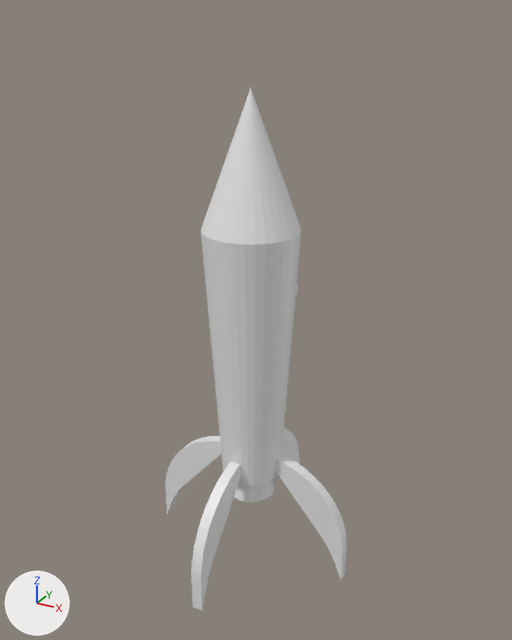
What one commit did to the FBX model Assets/Models/Kids/Rocketship.fbx.
Camera for both pictures: a 50 mm camera at (-17.19, -35.32, 7.91) aimed at (-21.61, -27.29, 3.9). Every picture has the same lights, and +X, +Y and +Z are marked at lower left. Where no turn or scale is listed for an object, it has been applied to the vertices.

Names of what the first picture shows: 'Rocketship'.
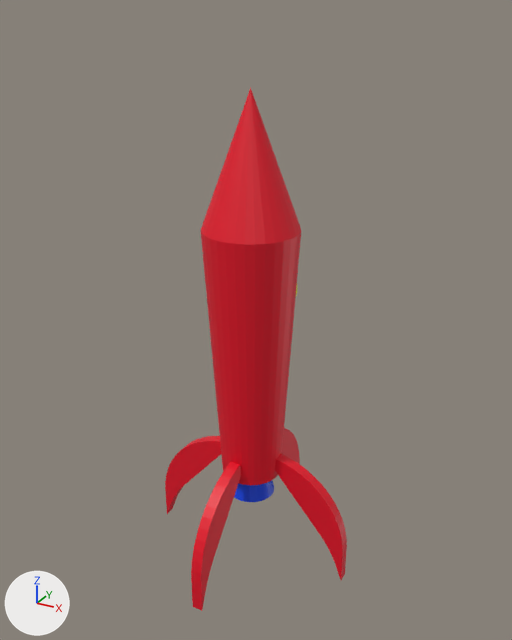
Where the newer file only moved an object's origin or applied its transform, the numbers keep the older frame.

What differs and where, as boxes (x1, y1, x2, y2) in the pictures (512 x 640 px):
part 1 of me_cone, recoloured (grey to blue)
    both: (234, 481, 274, 502)
part 2 of me_cone, recoloured (grey to red)
    both: (165, 428, 347, 611)
part 3 of me_cone, recoloured (grey to red)
    both: (201, 232, 301, 485)
part 4 of me_cone, recoloured (white to red)
    both: (201, 88, 301, 245)

What the commit changed:
Material '3' (mat_3) is new.
Its base color is (0.787, 0.8, 0.0) (yellow #e5e700).
Material '2' (mat_2) is new.
Its base color is (0.8, 0.0, 0.017) (red #e70023).
Material '1' (mat_1) is new.
Its base color is (0.0, 0.0575, 0.8) (blue #0044e7).
me_cone has 466 vertices, 277 faces and spans x -1.62..1.59, y -1.59..1.62, z -5.92..1.79.
me_cone is used by ob_rocketship; location (-21.64, -27.36, 5.9).
me_cone part 1: 34 of the faces centred in x -0.3..0.3, y -0.3..0.3, z -4.83..-4.43 switch from no material to mat_1 (blue #0044e7).
me_cone part 2: 145 of the faces centred in x -1.62..1.59, y -1.59..1.62, z -5.79..-4.0 switch from no material to mat_2 (red #e70023).
me_cone part 3: 32 of the faces centred in x -0.55..0.55, y -0.55..0.55, z -2.56 switch from no material to mat_2 (red #e70023).
me_cone part 4: 32 of the faces centred in x -0.44..0.44, y -0.44..0.44, z -0.07 switch from no material to mat_2 (red #e70023).
me_cone now uses material mat_3 (yellow #e5e700).
